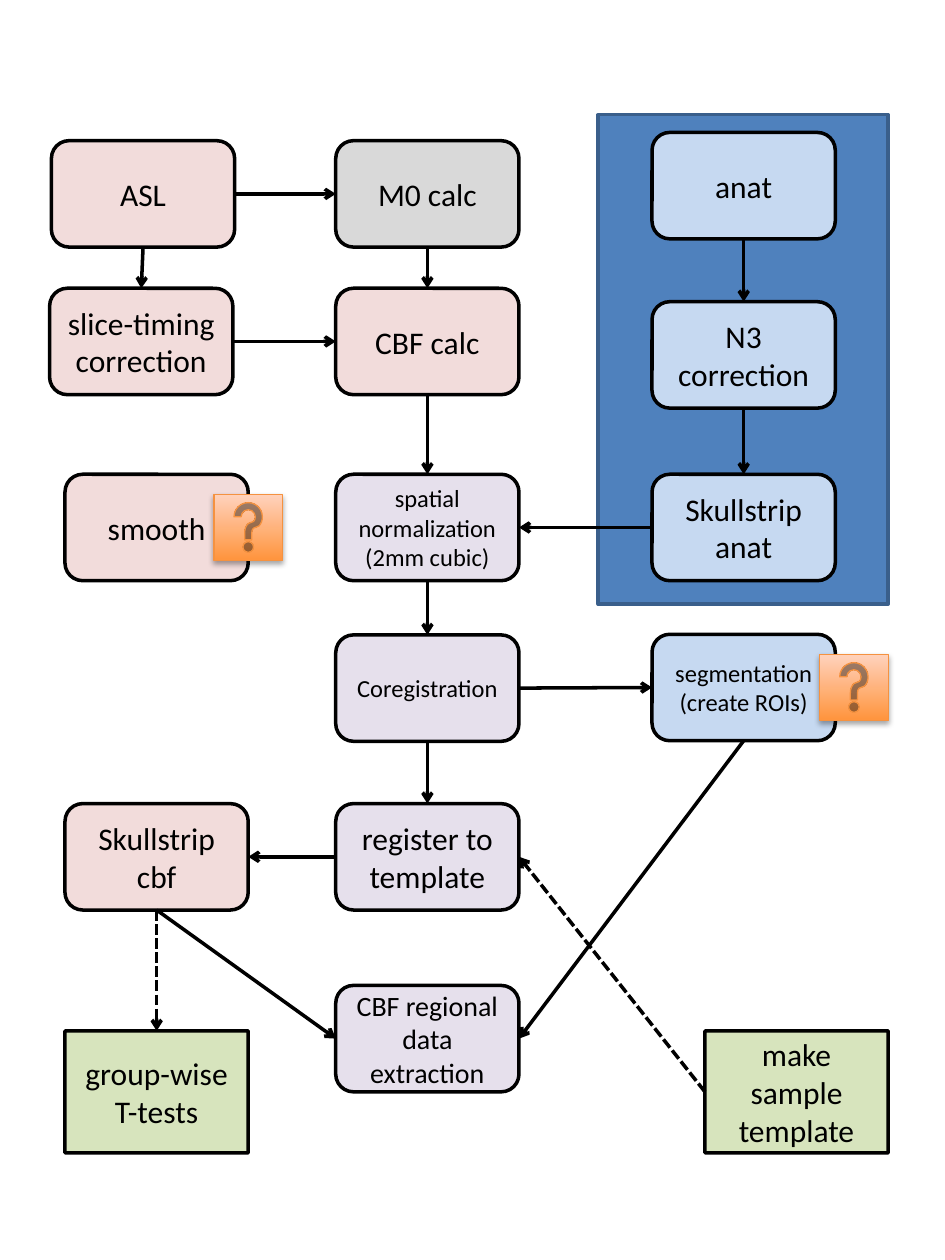
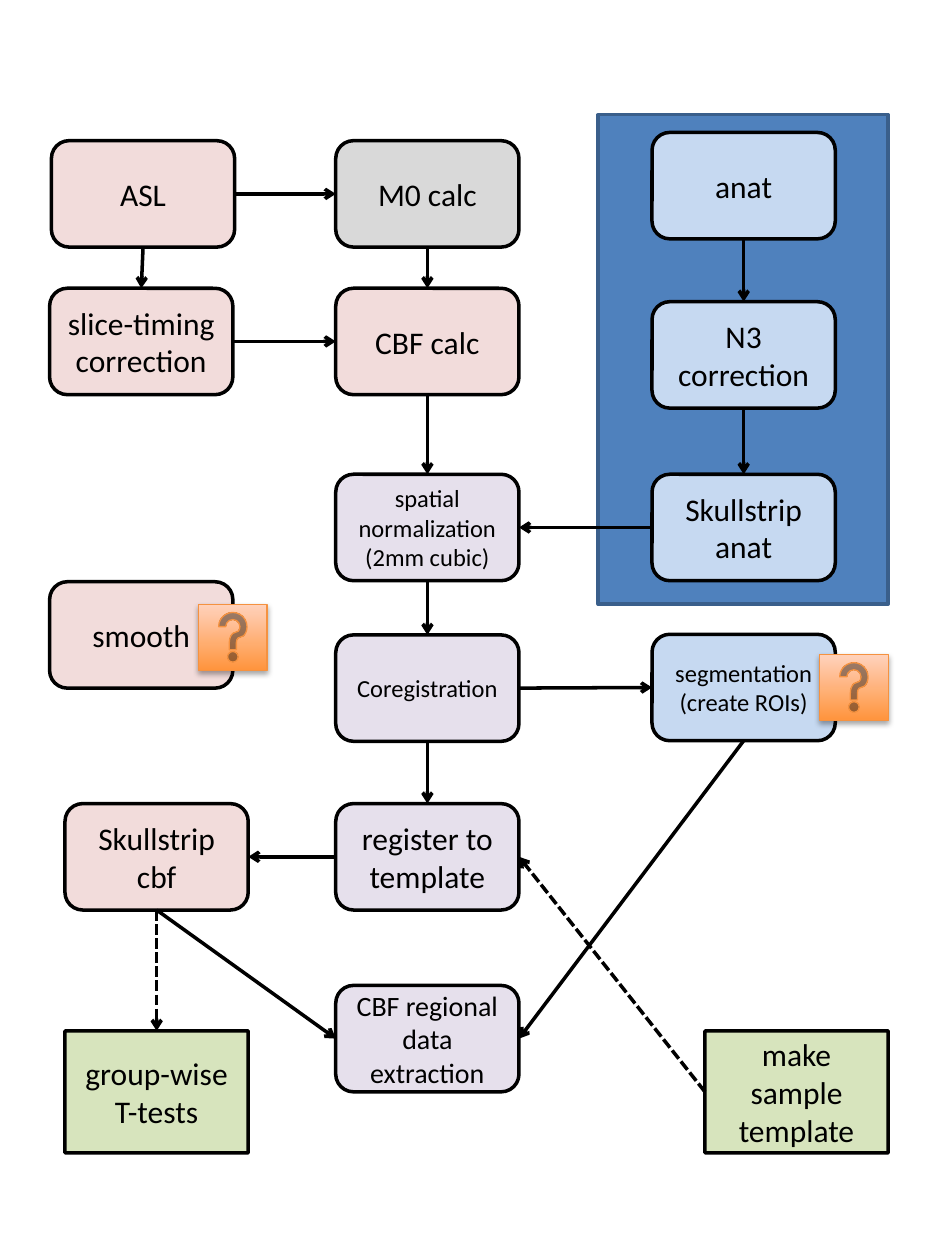
Before and after one commit to catcamacho/adult_pcasl, a slide deck: slide 1 of workflow.pptx. Drawn at 945x1260 pixels with LibreOffice and Linux fonts; fonts in the diff are those of the drawing. Boxes give left, top, right and bottom in pixels: in the first picture for what was removed or moved away, otherwise in the second. Text is boxed around its words. In the diff, an @@ line names an element or a change of style, - is before the commit and + after.

```diff
--- a/workflow.pptx
+++ b/workflow.pptx
@@ rounded rectangle "smooth" moved from (x1=66, y1=474, x2=248, y2=580) to (x1=49, y1=582, x2=232, y2=688) @@
@@ action button help moved from (x1=214, y1=494, x2=282, y2=561) to (x1=199, y1=605, x2=267, y2=672) @@
```
Also in this commit, not shown: 1 other file.
